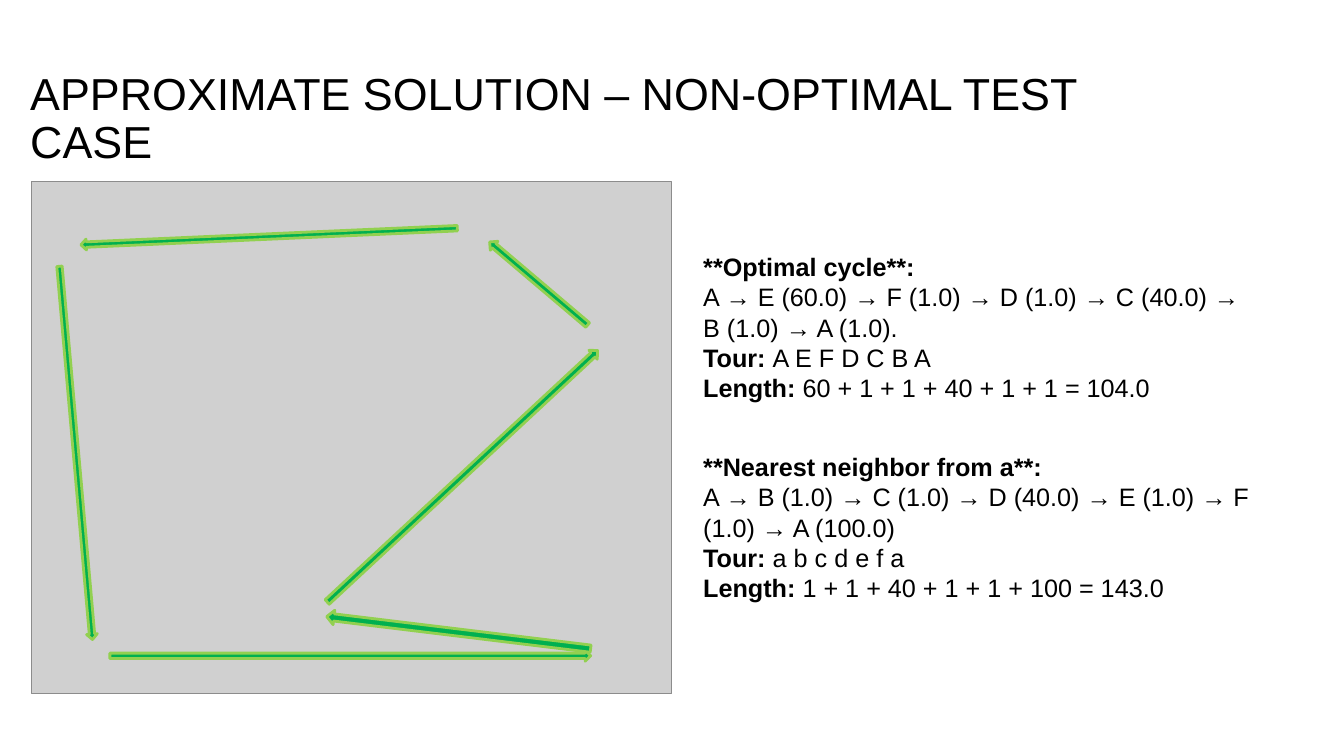
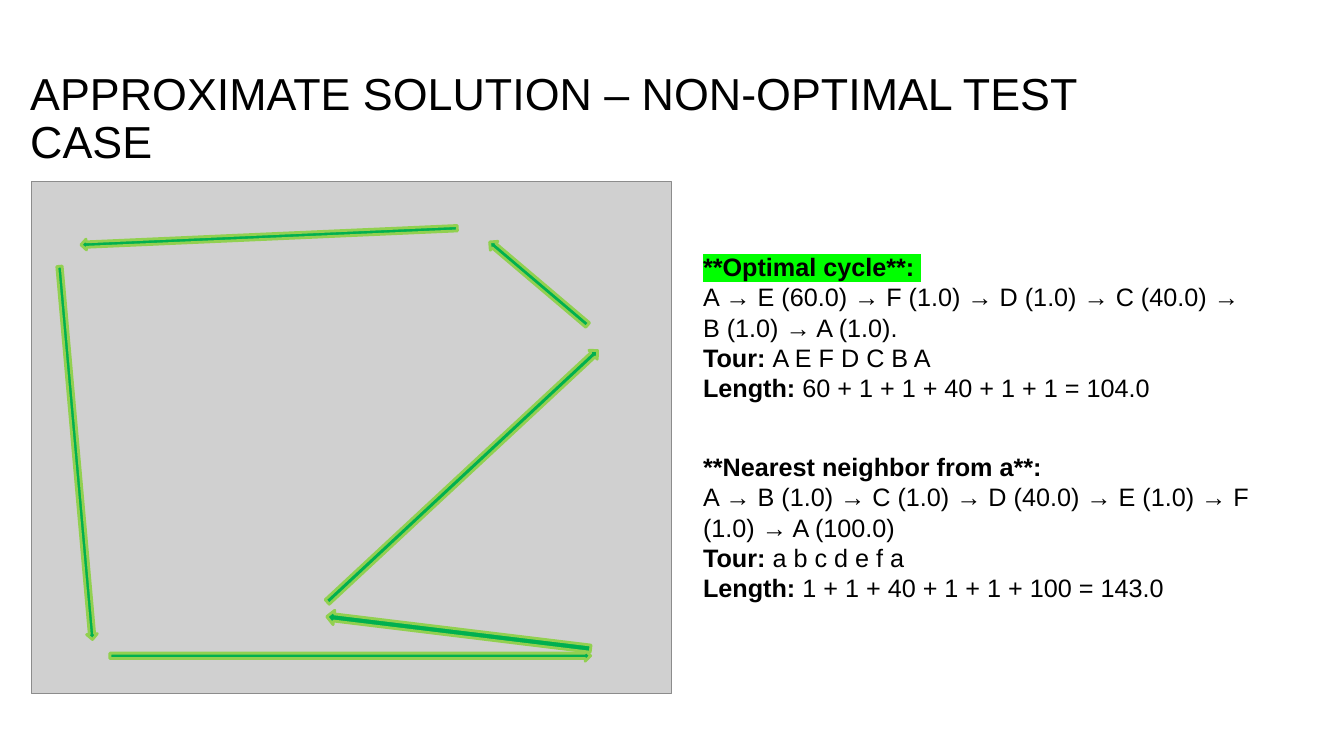
Before and after one commit to PictureOfGray/CS412-Team-NAME, a slide deck: slide 15 of presentations/problem_presentation.pptx. Drawn at 1344x756 pixels with LibreOffice and Linux fonts; fonts in the diff are those of the drawing; grey boxes stand for pictures; background and template pictures are left out. Boxes give left, top, right and bottom in pixels: in the first picture for what was removed or moved away, otherwise in the second. Text is boxed around its words. In the diff, an @@ line names an element or a change of style, - is before the commit and + after.

Commit message:
finished approx part of presentation

```diff
--- a/presentations/problem_presentation.pptx
+++ b/presentations/problem_presentation.pptx
@@ text at bbox=[703, 257, 1207, 342]: highlight none to #00FF00 in "**Optimal cycle**:" @@
```
Also in this commit, not shown: 7 other slides changed, 1 slide added, 1 slide removed.
